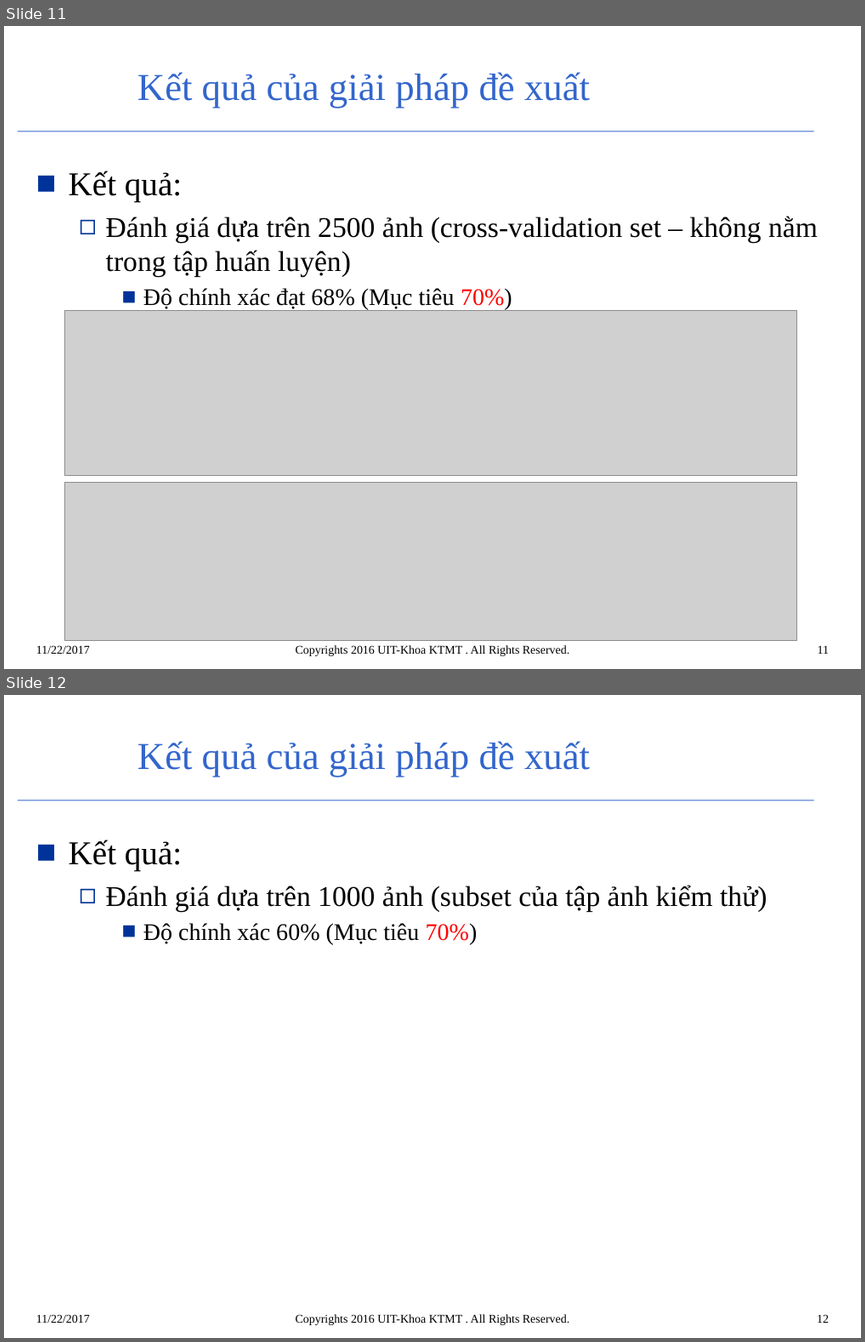
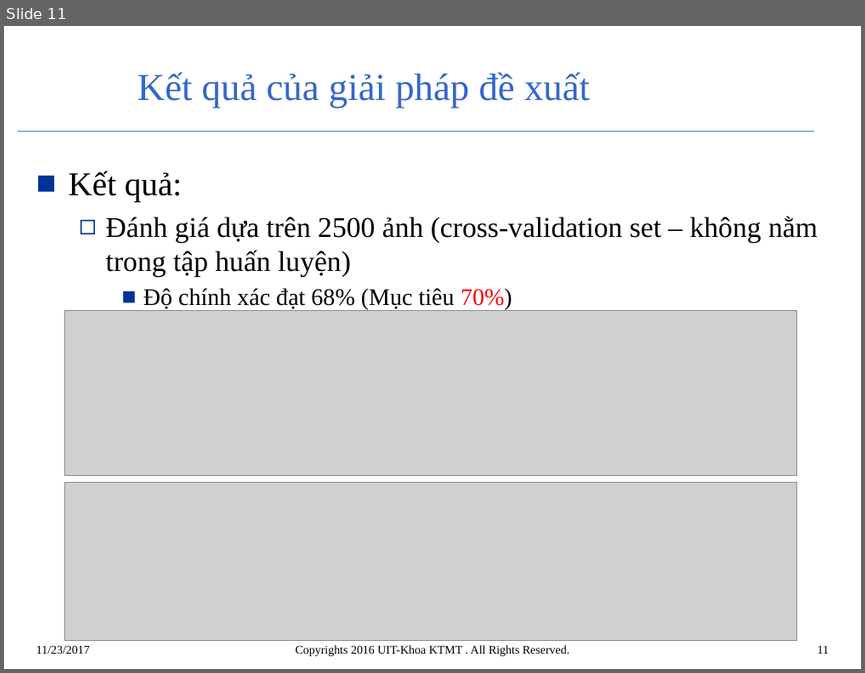
Before and after one commit to Huyvu7495/diabetic-retinopathy-deep-learning, a slide deck: paper/Mau_BaoCao_LVTN_Trinhbay.pptx. Shown one above the other, each under a label of ours: slides 11 and 12 before the commit, slide 11 after it. The pictures are 865x1342 and 865x673 pixels, drawn with LibreOffice and Linux fonts; fonts in the diff are those of the drawing; grey boxes stand for pictures; background and template pictures are left out. Boxes give left, top, right and bottom in pixels: in the first picture for what was removed or moved away, otherwise in the second. Text is boxed around its words. In the diff, an @@ line names an element or a change of style, - is before the commit and + after.

```diff
--- a/paper/Mau_BaoCao_LVTN_Trinhbay.pptx
+++ b/paper/Mau_BaoCao_LVTN_Trinhbay.pptx
@@ slide 12 removed at box(4, 695, 861, 1338), background #FFFFFF; not listed: 2 template elements that a slide beside it also shows @@
@@ title removed at box(137, 741, 590, 777) @@
-Kết quả của giải pháp đề xuất
@@ text removed at box(69, 839, 767, 945) @@
-■ Kết quả:
-  ◻ Đánh giá dựa trên 1000 ảnh (subset của tập ảnh kiểm thử)
-    ■ Độ chính xác 60% (Mục tiêu 70%)
@@ text removed at box(36, 1314, 90, 1322) @@
-11/22/2017
@@ text removed at box(296, 1314, 569, 1325) @@
-Copyrights 2016 UIT-Khoa KTMT . All Rights Reserved.
@@ page number removed at box(817, 1314, 828, 1322) @@
-12
@@ slide 11 changed as well @@
@@ text at box(36, 645, 90, 653): text changed @@
-11/22/2017
+11/23/2017
```
Also in this commit, not shown: 15 other slides changed, 1 other file.
